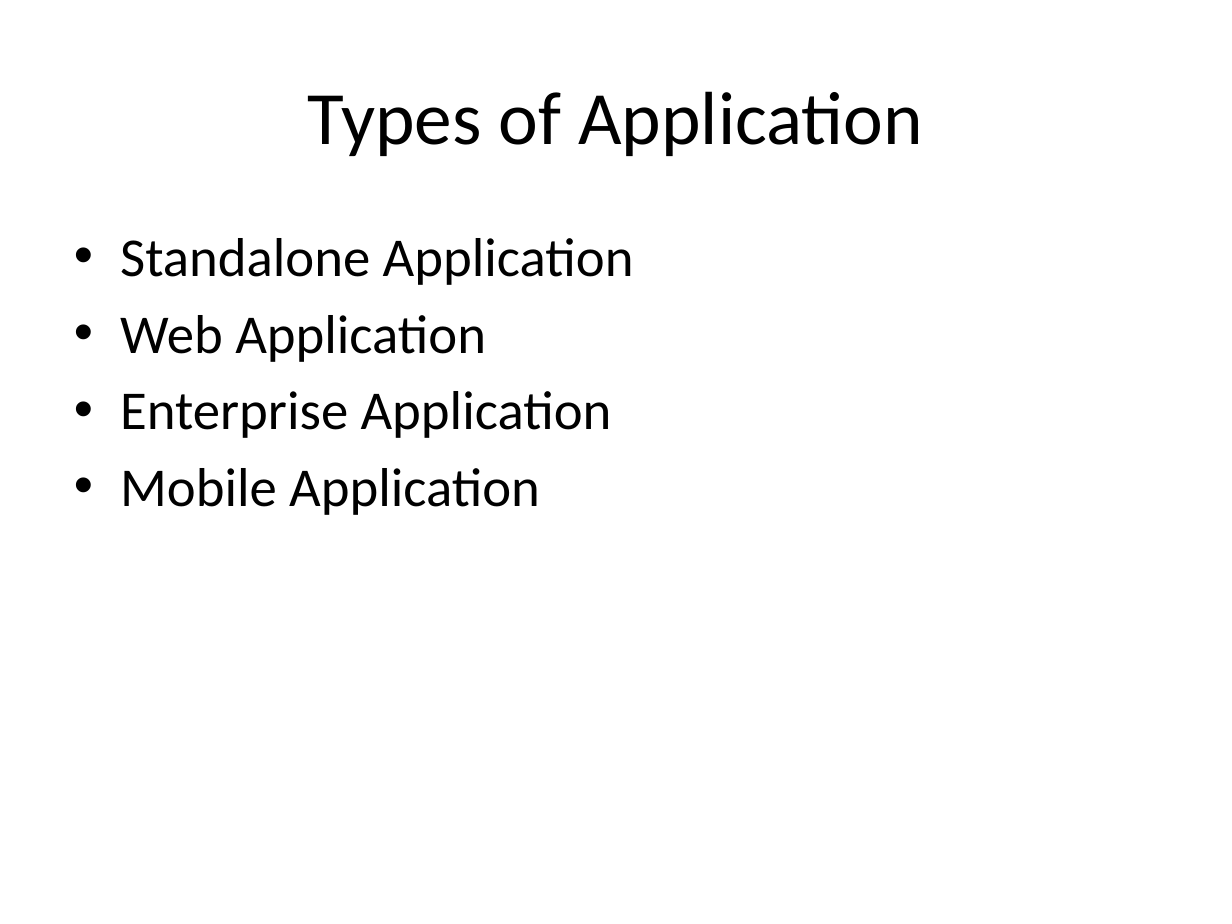
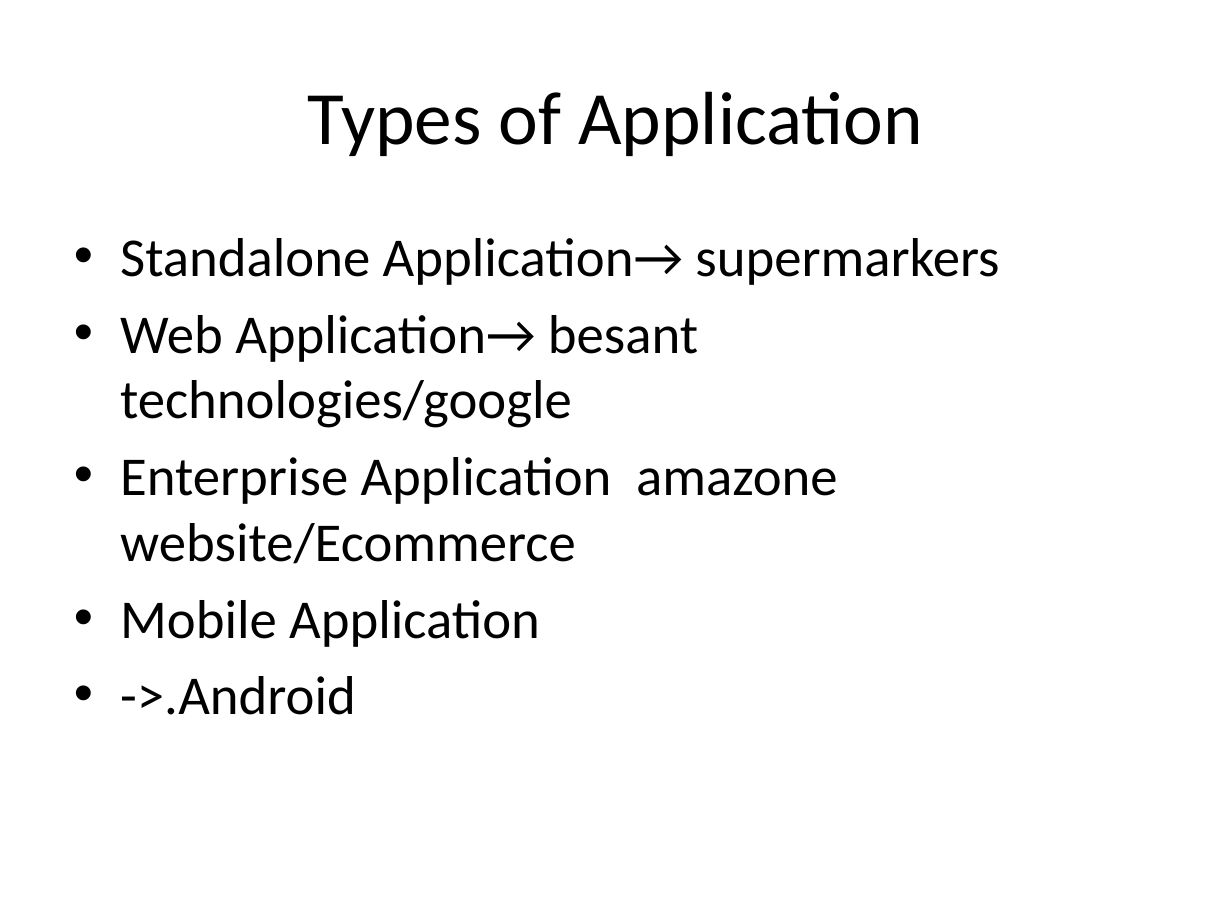
Before and after one commit to BesantJ2ee/Java_09_July_2022_10_30_Batch, a slide deck: slide 8 of PowerPoints/Module_1/Module_1_Introduction.pptx. Drawn at 1232x924 pixels with LibreOffice and Linux fonts; fonts in the diff are those of the drawing. Boxes give left, top, right and bottom in pixels: in the first picture for what was removed or moved away, otherwise in the second. Text is boxed around its words. In the diff, an @@ line names an element or a change of style, - is before the commit and + after.

```diff
--- a/PowerPoints/Module_1/Module_1_Introduction.pptx
+++ b/PowerPoints/Module_1/Module_1_Introduction.pptx
@@ text at (120, 238, 999, 564): text changed @@
-• Standalone Application
-• Web Application
-• Enterprise Application
+• Standalone Application→ supermarkers
+• Web Application→ besant technologies/google
+• Enterprise Application amazone website/Ecommerce
@@ text at (120, 676, 356, 715): paragraph added @@
+• ->.Android
```
Also in this commit, not shown: 3 other slides changed.
